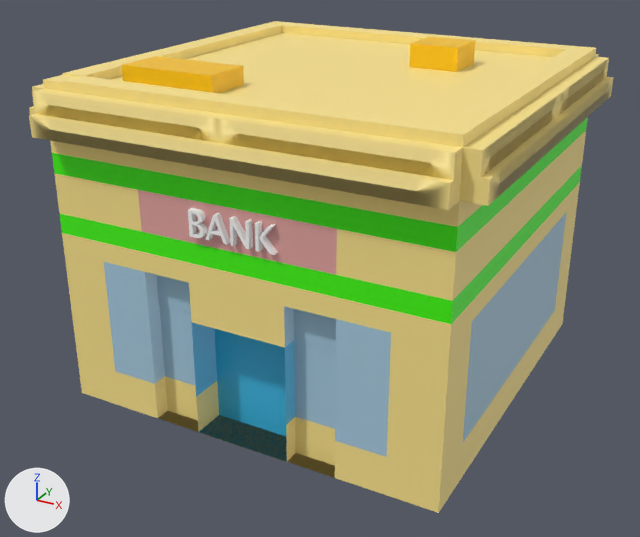
A saved change to the FBX model Bird Gang/Assets/MayaMesh/blueShop.fbx.
Before and after are seen from a 50 mm lens placed at (10.12, -19.54, 8.33), pointed at (-0.2, -0.78, -1.05). Lighting does not change. The marker at lower left points along +X, +Y and +Z. Where no turn or scale is listed for an object, it has been applied to the vertices. Vertices at the same position are counted once.

In view in the first picture: 'Shop', 'bankSign1'.
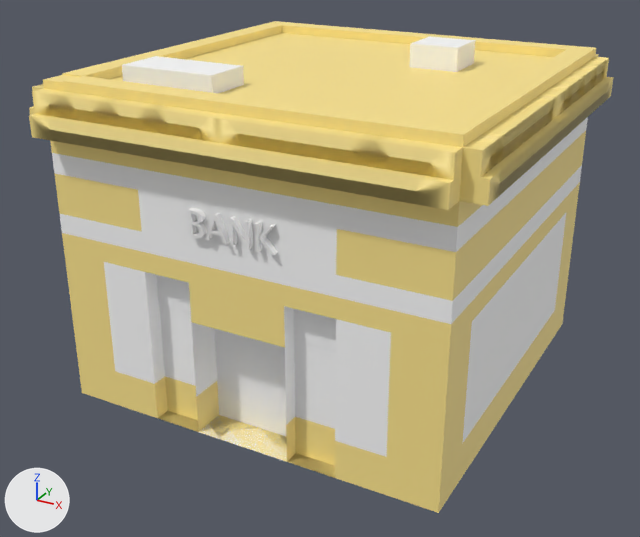
Where the newer file only moved an object's origin or applied its transform, the numbers keep the older frame.

Changed parts and their boxes [x1, y1, x2, y2] in the pictures (640 x 537 px):
```json
{"object": "Shop", "change": "recoloured", "before": [35, 34, 609, 479], "after": [35, 34, 609, 479]}
{"part": 1, "of": "me_mesh", "change": "deleted", "before": [43, 21, 606, 513], "on screen": "yellow"}
```

Edits to the scene script, one JSON object a line:
```json
{"op": "set", "path": "mat_shopwindow.base_color", "old": "(0.403, 0.616, 0.76)", "new": "(1.0, 1.0, 1.0)", "note": "blue #aacee2 -> white #ffffff"}
{"op": "set", "path": "mat_shophighlights.base_color", "old": "(0.0572, 1.0, 0.0)", "new": "(1.0, 1.0, 1.0)", "note": "green #44ff00 -> white #ffffff"}
{"op": "set", "path": "mat_shopdoor.base_color", "old": "(0.0496, 0.498, 0.8)", "new": "(1.0, 1.0, 1.0)", "note": "cyan #3fbbe7 -> white #ffffff"}
{"op": "set", "path": "mat_shopsign.base_color", "old": "(0.8, 0.39, 0.37)", "new": "(1.0, 1.0, 1.0)", "note": "pink #e7a8a4 -> white #ffffff"}
{"op": "set", "path": "mat_towertopparts.base_color", "old": "(1.0, 0.576, 0.0)", "new": "(1.0, 1.0, 1.0)", "note": "yellow #ffc800 -> white #ffffff"}
{"block": "me_mesh", "where": "# used by ob_shop; location = (0.0, 0.0, 0.0)"}
{"op": "remove", "block": "me_mesh", "code": "me_mesh.from_pydata(...)  # 1462 vertices, 1475 faces; spans x -5.54..5.54, y -5.54..5.54, z -4.0..4.59"}
{"op": "add", "block": "me_mesh", "code": "me_mesh.from_pydata(...)  # 674 vertices, 705 faces; spans x -5.54..5.54, y -5.54..5.54, z -4.0..4.59"}
{"block": "me_mesh", "change": "me_mesh part 1: 788 vertices removed from x -5.36..5.36, y -5.36..5.36, z -4.0..4.44"}
```
